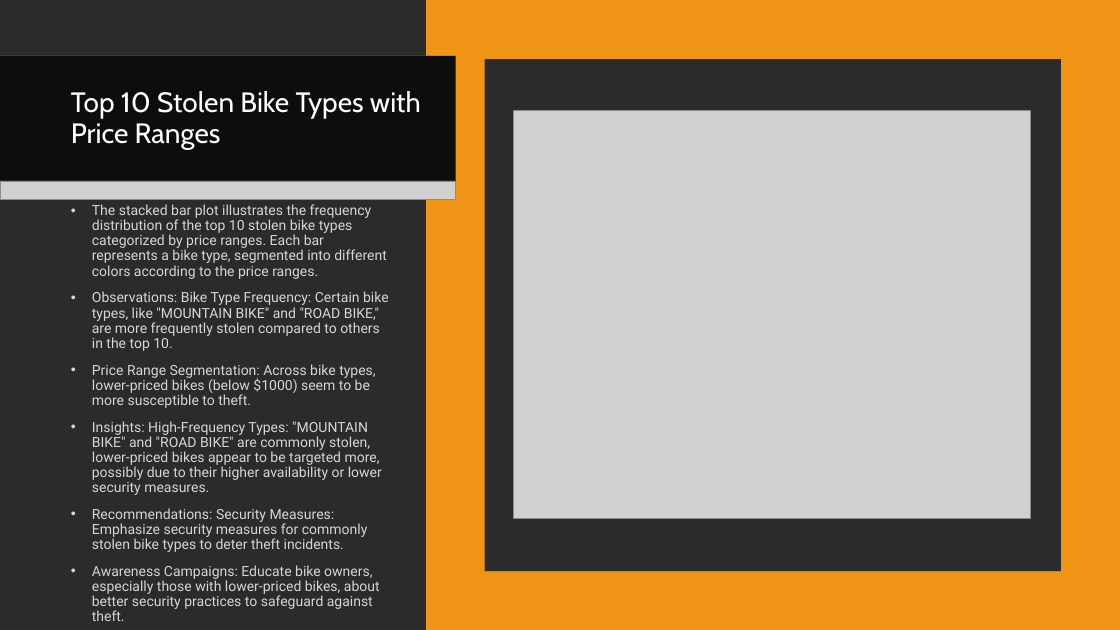
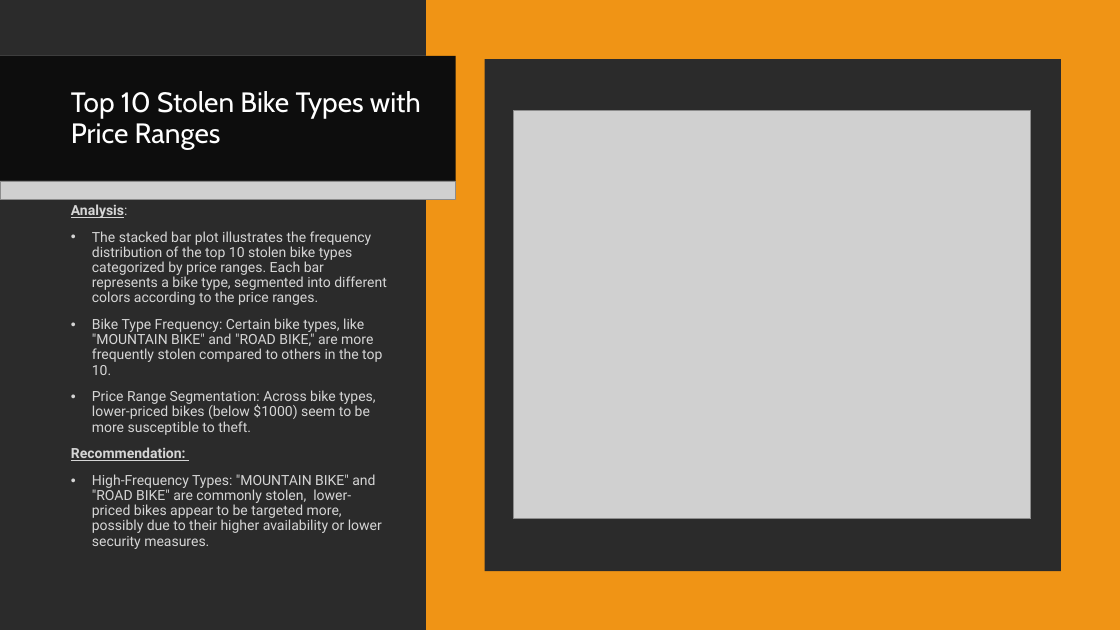
Before and after one commit to anaishrb/DI-Bootcamp-2.0, a slide deck: slide 3 of Week5/Hackaton/Présentation2.pptx. Drawn at 1120x630 pixels with LibreOffice and Linux fonts; fonts in the diff are those of the drawing; grey boxes stand for pictures; background and template pictures are left out; a plain dark background stands for a picture behind light text. Boxes give left, top, right and bottom in pixels: in the first picture for what was removed or moved away, otherwise in the second. Text is boxed around its words. In the diff, an @@ line names an element or a change of style, - is before the commit and + after.

```diff
--- a/Week5/Hackaton/Présentation2.pptx
+++ b/Week5/Hackaton/Présentation2.pptx
@@ text at [71,204,128,218]: paragraph added @@
+Analysis:
@@ text at [92,318,382,375]: text changed @@
-• Observations: Bike Type Frequency: Certain bike types, like "MOUNTAIN BIKE" and "ROAD BIKE," are more frequently stolen compared to others in the top 10.
+• Bike Type Frequency: Certain bike types, like "MOUNTAIN BIKE" and "ROAD BIKE," are more frequently stolen compared to others in the top 10.
@@ text at [71,447,382,549]: text changed @@
-• Insights: High-Frequency Types: "MOUNTAIN BIKE" and "ROAD BIKE" are commonly stolen, lower-priced bikes appear to be targeted more, possibly due to their higher availability or lower security measures.
-• Recommendations: Security Measures: Emphasize security measures for commonly stolen bike types to deter theft incidents.
-• Awareness Campaigns: Educate bike owners, especially those with lower-priced bikes, about better security practices to safeguard against theft.
+Recommendation:
+• High-Frequency Types: "MOUNTAIN BIKE" and "ROAD BIKE" are commonly stolen, lower-priced bikes appear to be targeted more, possibly due to their higher availability or lower security measures.
```
Also in this commit, not shown: 2 other slides changed, 25 other files.
